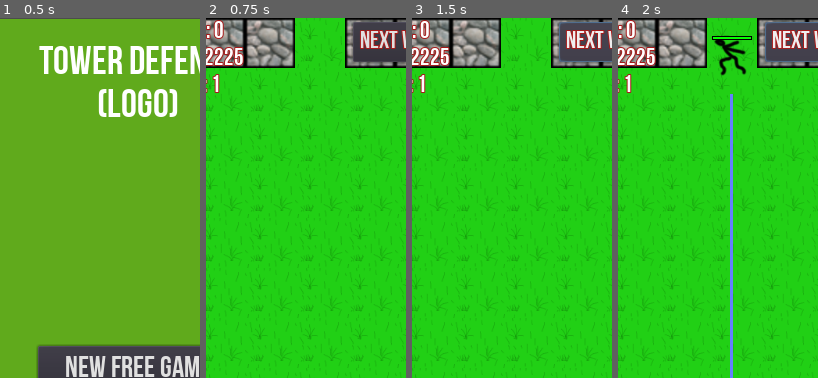
Above: before the commit, frames 1-4 (left to right).
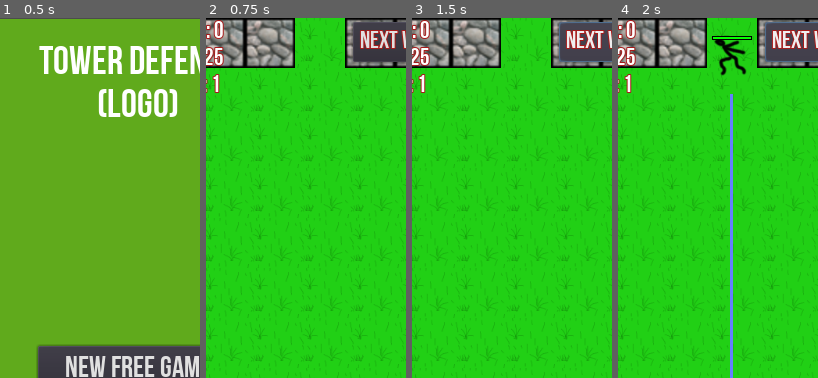
Above: after the commit, the same moments.

Repository: thewillwillhelp/godot-td
Game: Godot game, scene res://scenes/MainMenu.tscn
Same seed, same stepped clock (60 frames per second), same inputs: the game is played once before the commit and once after it.
Inputs:
- Up to frame 1 (0.5 s): no input
- Up to frame 2 (0.75 s): click "New free game" at 0.5 s
- Up to frame 3 (1.5 s): click "Next wave" at 1.25 s
- Up to frame 4 (2 s): no input
The pictures show only the part of the screen within x 15-65%, y 0-50%; the shares and areas given below are measured in that part.

Frame 1 is identical in both runs. In frame 2, 0.6% of the frame differs, in the area x 4-19%, y 8-14%; in frame 3, 0.6%; in frame 4, 0.6%.

Commit message:
fix: make start gold pack lower

Diff:
--- a/scenes/BattleFieldScene.gd
+++ b/scenes/BattleFieldScene.gd
@@ -32,7 +32,7 @@
 var current_wave_counter: int = 0
 
 var score: int = 0
-var gold: int = 2225
+var gold: int = 25
 var game_level: int = 1
 # var wood: int = 0
 # var steel: int = 0
